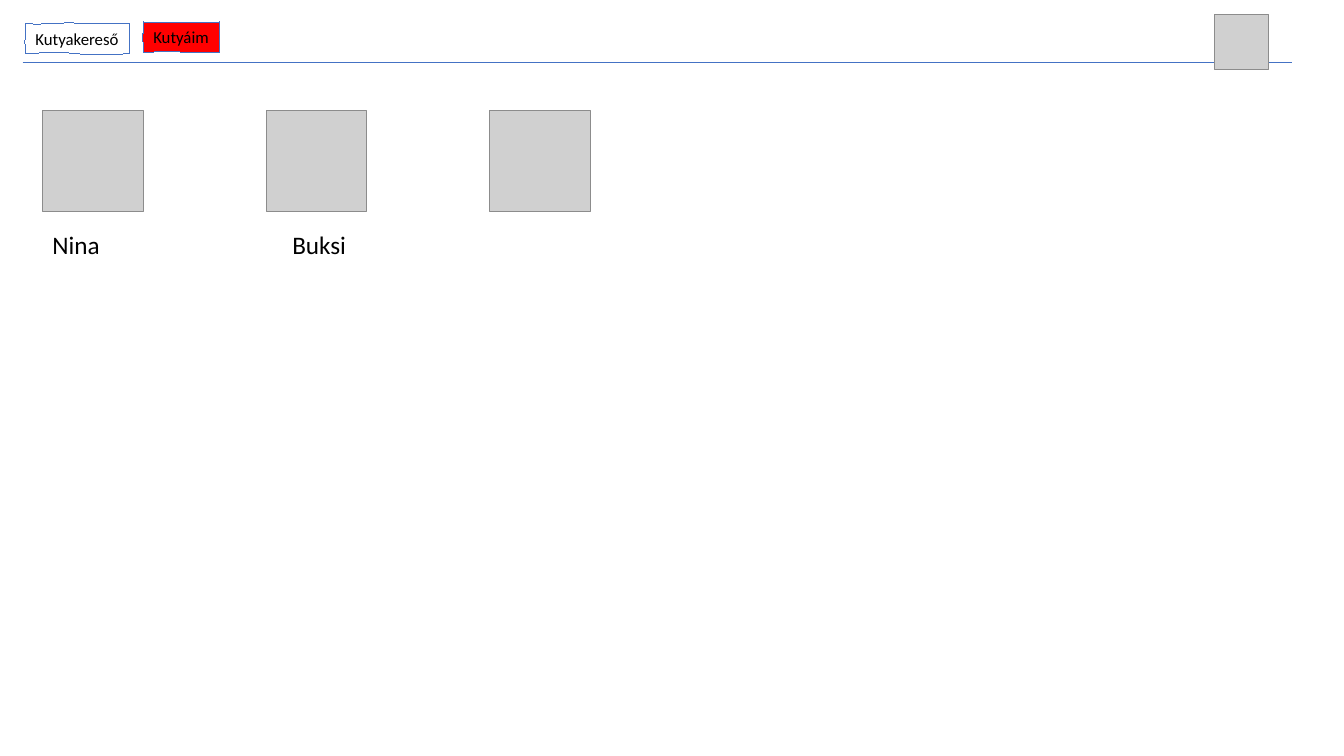
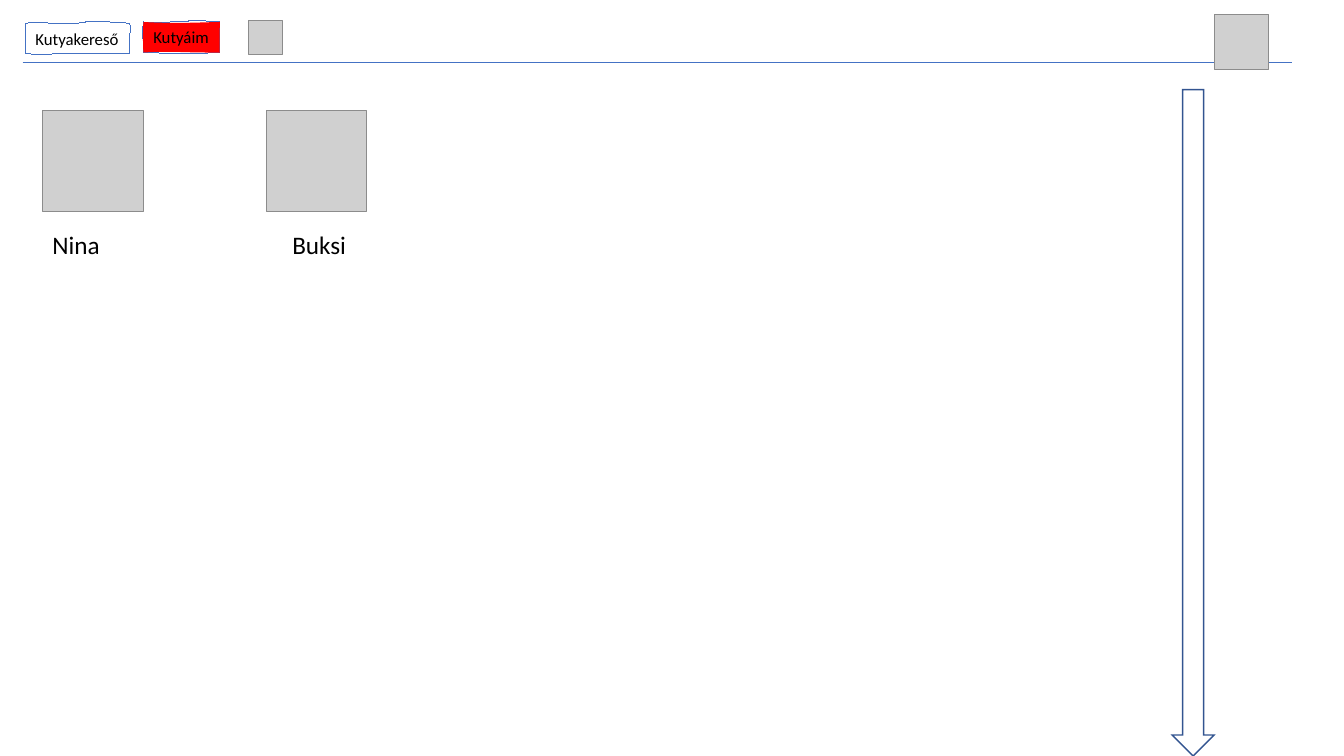
Before and after one commit to krizmak/petbook, a slide deck: slide 10 of doc/gui.pptx. Drawn at 1344x756 pixels with LibreOffice and Linux fonts; fonts in the diff are those of the drawing; grey boxes stand for pictures. Boxes give left, top, right and bottom in pixels: in the first picture for what was removed or moved away, otherwise in the second. Text is boxed around its words. In the diff, an @@ line names an element or a change of style, - is before the commit and + after.

Commit message:
new doc

```diff
--- a/doc/gui.pptx
+++ b/doc/gui.pptx
@@ freeform shape "Kutyakereső" at [25, 23, 130, 53]: outline redrawn @@
@@ freeform shape "Kutyáim" at [143, 22, 220, 52]: outline redrawn @@
@@ picture: place and size @@
-picture at [490, 111, 591, 212]
+picture at [248, 20, 282, 54]
@@ down arrow added at [1173, 90, 1215, 756], outline #325491 1 pt @@
```
Also in this commit, not shown: 5 other slides changed, 6 slides added.
